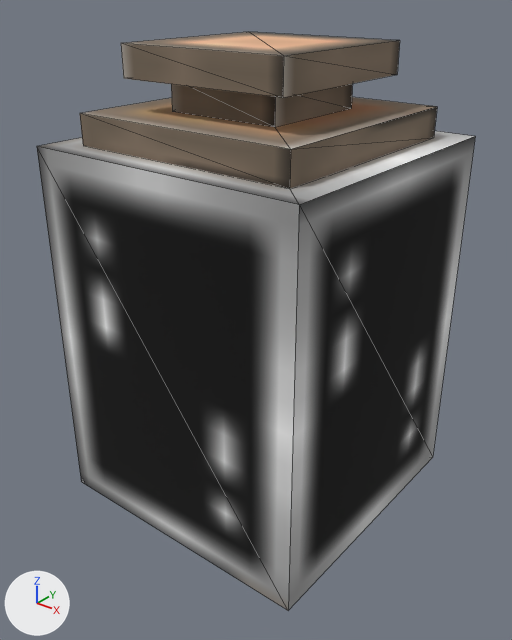
Two versions of the OBJ model assets/models/block/bottle.obj, one commit apart.
Camera for both pictures: a 50 mm lens placed at (0.887, -1.131, 1.112), pointed at (0.01, -0.034, 0.432). Lighting does not change. The marker at lower left points along +X, +Y and +Z. Mesh edges are drawn as thin lines. Where no turn or scale is listed for an object, it has been applied to the vertices.

The scene before the commit, as lines of its bpy script (objects in view):
```python
me_cube = bpy.data.meshes.new('cube')
me_cube.from_pydata(...)  # a box spanning x -0.312..0.312, y -0.312..0.313, z 0.002..0.814
me_cube.materials.append(mat_m_93477497_52ee_60c4_2e78_4d08e049d20a)  # picture img_forest_bottle_png
me_cube_001 = bpy.data.meshes.new('cube.001')
me_cube_001.from_pydata(...)  # a box spanning x -0.25..0.25, y -0.25..0.25, z 0.812..0.875
me_cube_001.materials.append(mat_m_93477497_52ee_60c4_2e78_4d08e049d20a)  # picture img_forest_bottle_png
me_cube_002 = bpy.data.meshes.new('cube.002')
me_cube_002.from_pydata(...)  # a box spanning x -0.188..0.188, y -0.187..0.188, z 0.938..1.0
me_cube_002.materials.append(mat_m_93477497_52ee_60c4_2e78_4d08e049d20a)  # picture img_forest_bottle_png
me_cube_003 = bpy.data.meshes.new('cube.003')
me_cube_003.from_pydata(...)  # a box spanning x -0.125..0.125, y -0.125..0.125, z 0.875..0.938
me_cube_003.materials.append(mat_m_93477497_52ee_60c4_2e78_4d08e049d20a)  # picture img_forest_bottle_png
ob_cube = bpy.data.objects.new('cube', me_cube)
ob_cube.location = (0.0, 0.0, 0.0)
ob_cube_001 = bpy.data.objects.new('cube.001', me_cube_001)
ob_cube_001.location = (0.0, 0.0, 0.0)
ob_cube_002 = bpy.data.objects.new('cube.002', me_cube_002)
ob_cube_002.location = (0.0, 0.0, 0.0)
ob_cube_003 = bpy.data.objects.new('cube.003', me_cube_003)
ob_cube_003.location = (0.0, 0.0, 0.0)
```
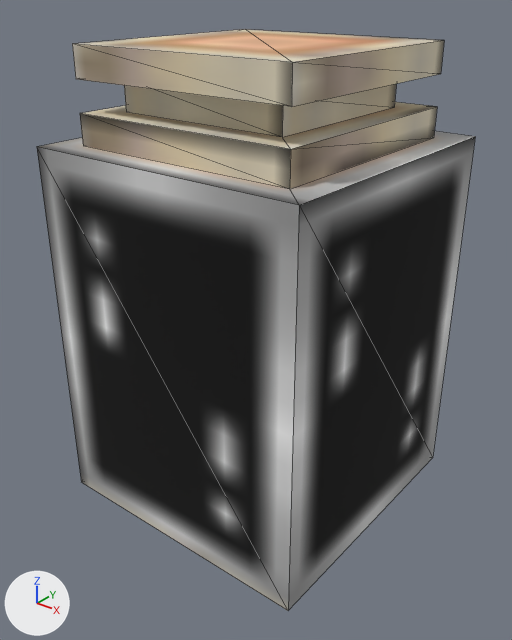
What differs and where, as boxes [x1, y1, x2, y2] in the pictures (512 x 640 px):
```json
{"object": "cube.002", "change": "recoloured, mesh rescaled", "before": [121, 32, 400, 98], "after": [72, 29, 444, 107], "on screen": "beige to brown, 33% wider, 18% taller"}
{"object": "cube.001", "change": "recoloured, surface changed", "before": [80, 97, 437, 189], "after": [80, 97, 437, 189], "on screen": "brown to beige"}
{"object": "cube.003", "change": "recoloured, mesh rescaled", "before": [171, 84, 352, 127], "after": [124, 84, 396, 137], "on screen": "50% wider, 23% taller"}
{"part": 1, "of": "me_cube_001", "change": "surface changed", "before": [80, 107, 437, 188], "after": [80, 107, 437, 189], "on screen": "brown to beige"}
```

Edits to the scene script, one JSON object a line:
```json
{"op": "add", "block": "img_texture_png", "code": ["img_texture_png = load_image('texture.png', 'texture.png', 64, 64, 'sRGB')"]}
{"op": "add", "block": "mat_m_b1cc94e3_8dde_37bc_6e9e_d9da051ba538", "code": ["mat_m_b1cc94e3_8dde_37bc_6e9e_d9da051ba538 = principled_material('m_b1cc94e3-8dde-37bc-6e9e-d9da051ba538')", "mat_m_b1cc94e3_8dde_37bc_6e9e_d9da051ba538.texture = img_texture_png", "mat_m_b1cc94e3_8dde_37bc_6e9e_d9da051ba538.roughness = 1.0"]}
{"block": "me_cube", "where": "me_cube.from_pydata(...)  # 8 vertices, 12 faces; spans x -0.312..0.312, y -0.312..0.313, z 0.002..0.814"}
{"op": "remove", "block": "me_cube", "code": "me_cube.materials.append(mat_m_93477497_52ee_60c4_2e78_4d08e049d20a)  # picture img_forest_bottle_png"}
{"op": "add", "block": "me_cube", "code": "me_cube.materials.append(mat_m_b1cc94e3_8dde_37bc_6e9e_d9da051ba538)  # picture img_texture_png"}
{"block": "me_cube_001", "where": "me_cube_001.from_pydata(...)  # 8 vertices, 12 faces; spans x -0.25..0.25, y -0.25..0.25, z 0.812..0.875"}
{"block": "me_cube_001", "where": "# used by ob_cube_001; location = (0.0, 0.0, 0.0)"}
{"op": "remove", "block": "me_cube_001", "code": "me_cube_001.materials.append(mat_m_93477497_52ee_60c4_2e78_4d08e049d20a)  # picture img_forest_bottle_png"}
{"block": "me_cube_001", "change": "me_cube_001 part 1: texture (UV) coordinates of 8 of 12 faces, centred in x -0.25..0.25, y -0.25..0.25, z 0.833..0.854, changed; they spanned u 0.38..0.59, v 0.53..1.0 and now span u 0.44..0.59, v 0.56..1.0"}
{"op": "add", "block": "me_cube_001", "code": "me_cube_001.materials.append(mat_m_b1cc94e3_8dde_37bc_6e9e_d9da051ba538)  # picture img_texture_png"}
{"block": "me_cube_002", "where": "me_cube_002.from_pydata(...)  # 8 vertices, 12 faces; spans x -0.188..0.188, y -0.187..0.188, z 0.938..1.0"}
{"block": "me_cube_002", "where": "# used by ob_cube_002; location = (0.0, 0.0, 0.0)"}
{"op": "remove", "block": "me_cube_002", "code": "me_cube_002.materials.append(mat_m_93477497_52ee_60c4_2e78_4d08e049d20a)  # picture img_forest_bottle_png"}
{"block": "me_cube_002", "change": "me_cube_002 part 2: the whole mesh is scaled about its middle by (1.33, 1.33, 1)"}
{"op": "add", "block": "me_cube_002", "code": "me_cube_002.materials.append(mat_m_b1cc94e3_8dde_37bc_6e9e_d9da051ba538)  # picture img_texture_png"}
{"block": "me_cube_003", "where": "me_cube_003.from_pydata(...)  # 8 vertices, 12 faces; spans x -0.125..0.125, y -0.125..0.125, z 0.875..0.938"}
{"block": "me_cube_003", "where": "# used by ob_cube_003; location = (0.0, 0.0, 0.0)"}
{"op": "remove", "block": "me_cube_003", "code": "me_cube_003.materials.append(mat_m_93477497_52ee_60c4_2e78_4d08e049d20a)  # picture img_forest_bottle_png"}
{"block": "me_cube_003", "change": "me_cube_003 part 3: the whole mesh is scaled about its middle by (1.5, 1.5, 1)"}
{"op": "add", "block": "me_cube_003", "code": "me_cube_003.materials.append(mat_m_b1cc94e3_8dde_37bc_6e9e_d9da051ba538)  # picture img_texture_png"}
```
